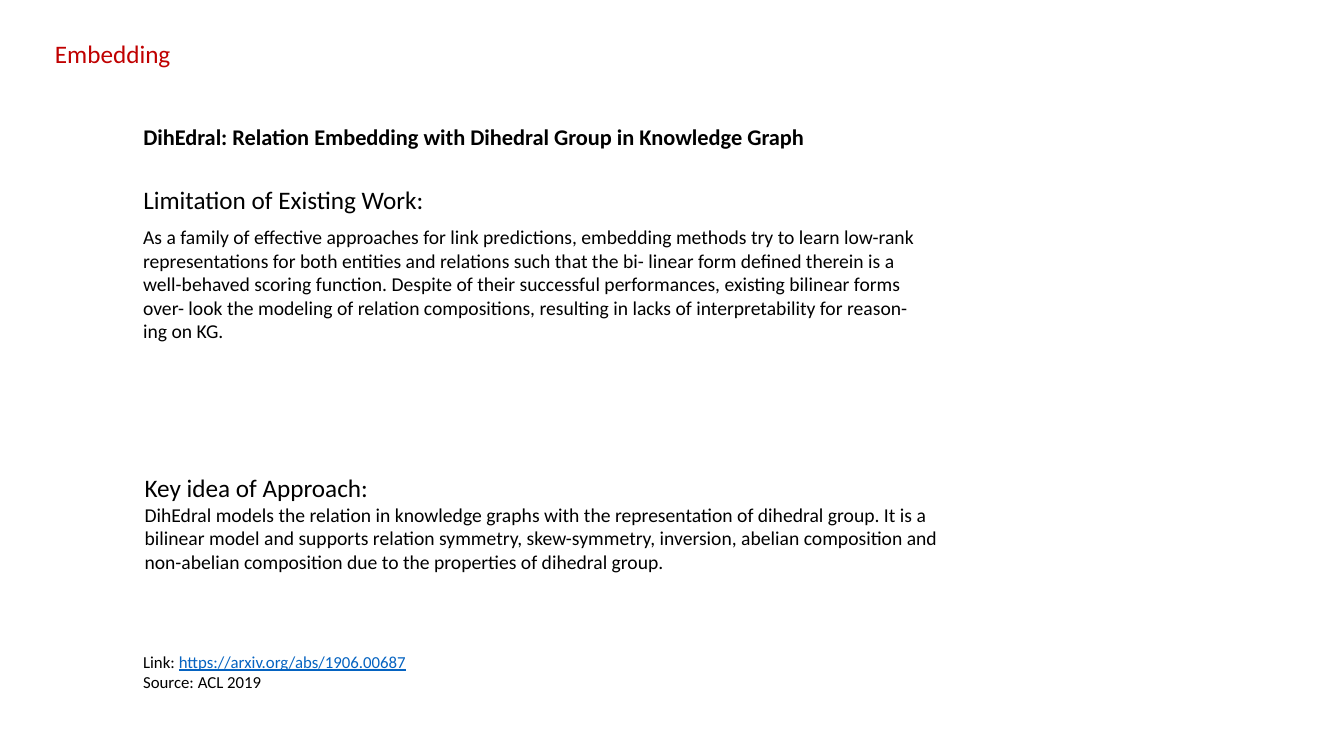
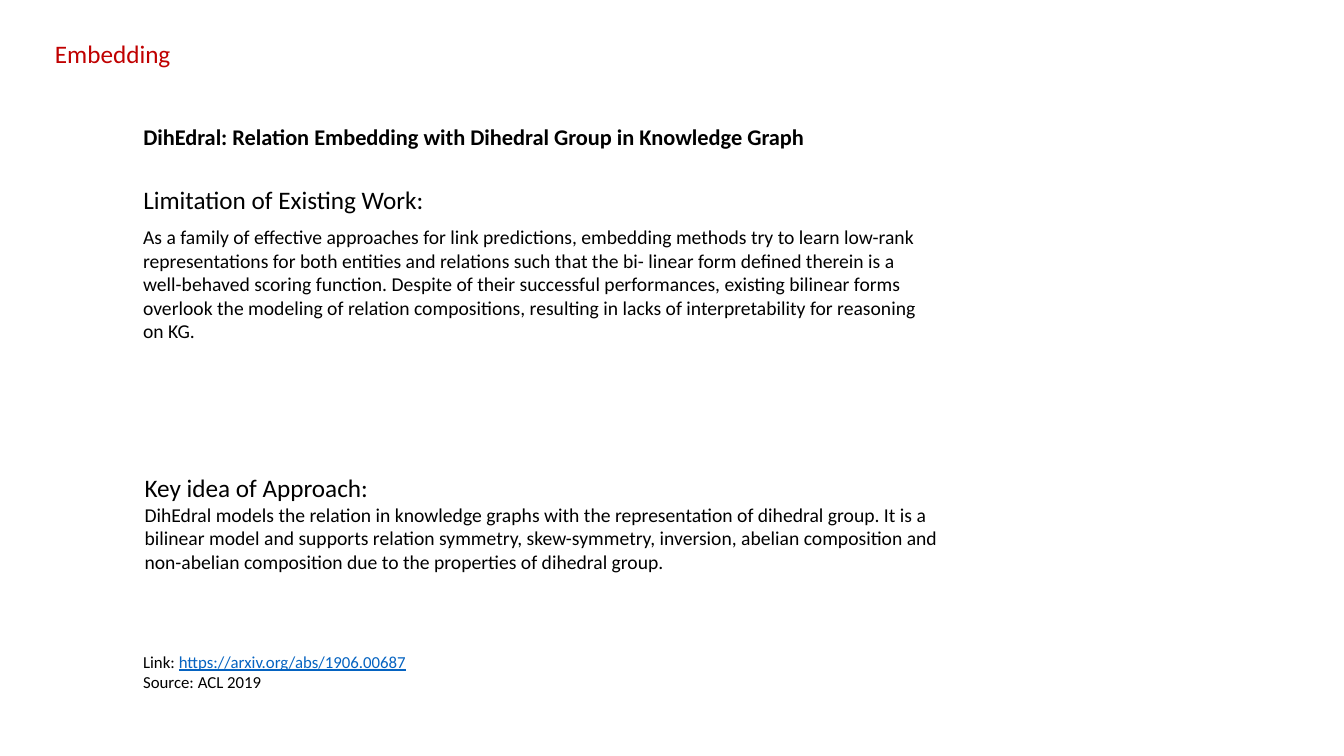
Before and after one commit to sylviawangfr/KGpaper, a slide deck: slide 3 of slides.pptx. Drawn at 1344x756 pixels with LibreOffice and Linux fonts; fonts in the diff are those of the drawing. Boxes give left, top, right and bottom in pixels: in the first picture for what was removed or moved away, otherwise in the second. Text is boxed around its words. In the diff, an @@ line names an element or a change of style, - is before the commit and + after.

```diff
--- a/slides.pptx
+++ b/slides.pptx
@@ text at <box>143,230,915,338</box>: text changed @@
-As a family of effective approaches for link predictions, embedding methods try to learn low-rank representations for both entities and relations such that the bi- linear form defined therein is a well-behaved scoring function. Despite of their successful performances, existing bilinear forms over- look the modeling of relation compositions, resulting in lacks of interpretability for reason- ing on KG.
+As a family of effective approaches for link predictions, embedding methods try to learn low-rank representations for both entities and relations such that the bi- linear form defined therein is a well-behaved scoring function. Despite of their successful performances, existing bilinear forms overlook the modeling of relation compositions, resulting in lacks of interpretability for reasoning on KG.
```
Also in this commit, not shown: 7 other slides changed, 3 slides added, 1 slide removed, 2 other files.
